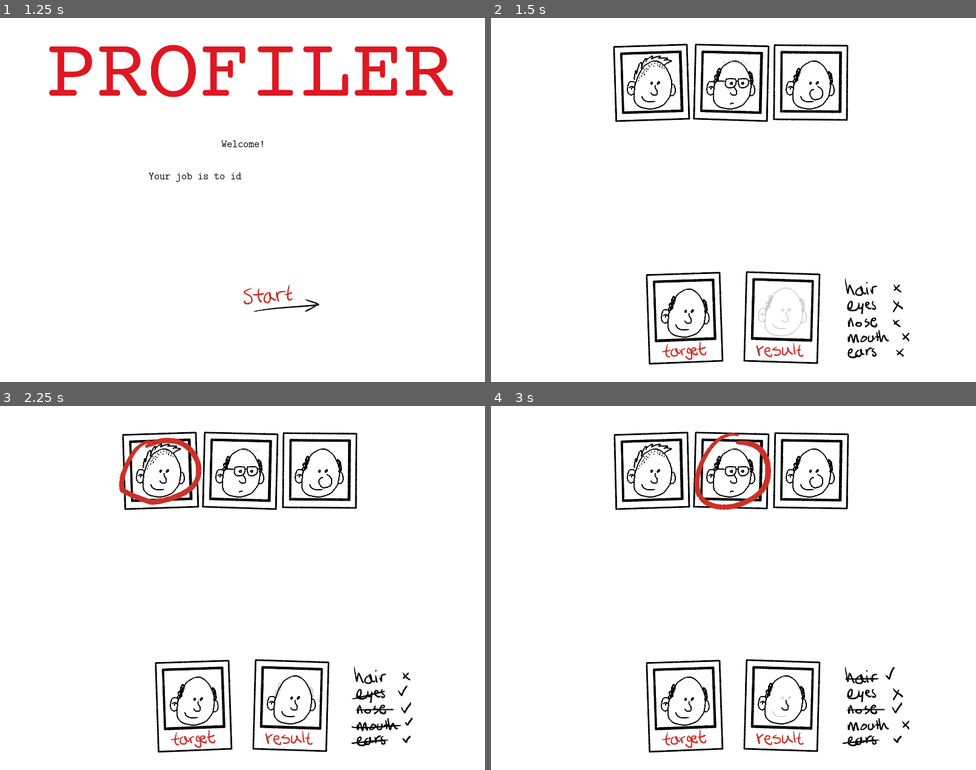
Above: before the commit, frames 1-4 (two rows, left to right).
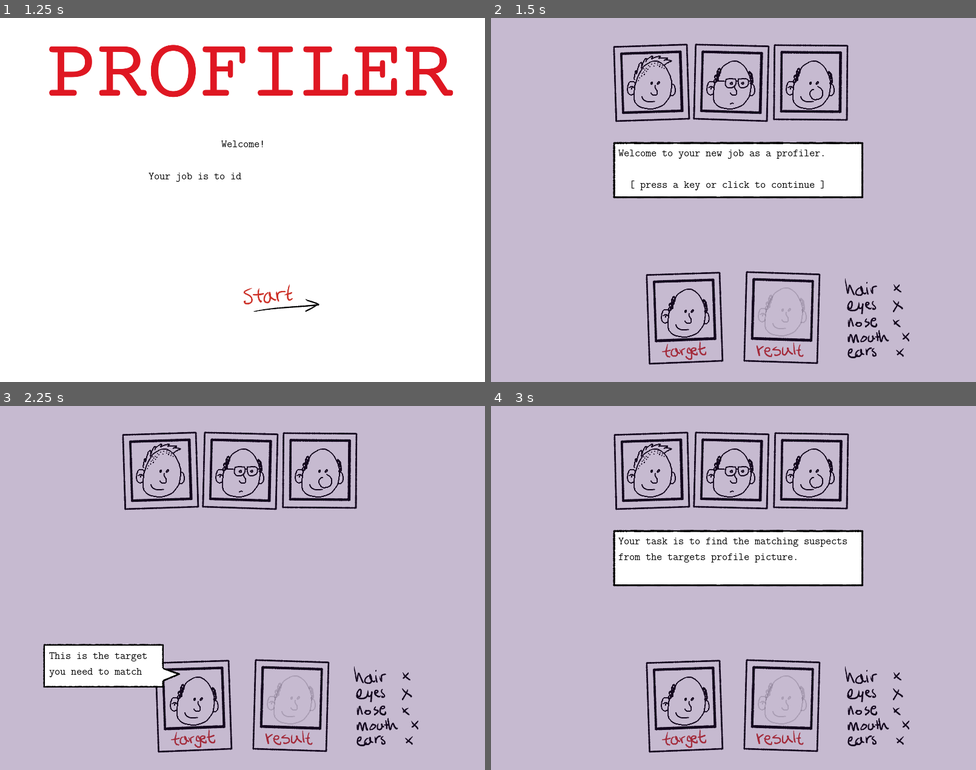
Above: after the commit, the same moments.

Repository: skarnl/godot--gmtk2021
Game: Godot game, scene res://screens/splash.tscn
Same seed, same stepped clock (60 frames per second), same inputs: the game is played once before the commit and once after it.
Inputs (mouse positions are in pixels of both pictures, inside the frame that each line leads up to):
- Up to frame 1 (1.25 s): tap Enter at 0.5 s; move the mouse to (349, 181) at 0.52 s; click (349, 181) at 0.67 s
- Up to frame 2 (1.5 s): click (777, 298) at 1.25 s
- Up to frame 3 (2.25 s): tap A at 2 s; move the mouse to (160, 471) at 2.02 s; click (160, 471) at 2.17 s
- Up to frame 4 (3 s): tap R (restart) at 2.75 s; move the mouse to (728, 471) at 2.77 s; click (728, 471) at 2.92 s

Frame 1 is identical in both runs. In frame 2, 92% of the frame differs, in the area x 0-100%, y 0-100%; in frame 3, 97%; in frame 4, 92%.

Commit message:
Add tutorial flow

Diff:
--- /dev/null
+++ b/game/tutorial/guide.gd
@@ -0,0 +1,150 @@
+extends Control
+
+
+signal finished
+
+
+## order of showing is the order of the children (so it's easily tweakable)
+
+var current_step = 0 #we skip the first, since that's the shade ^^
+
+
+enum { INPUT, INPUT_SPECIAL, SELECTED, SELECTED2, MATCHED }
+
+
+var conditions = [
+	INPUT,
+	INPUT,
+	INPUT,
+	INPUT,
+	INPUT,
+	INPUT,
+	INPUT,
+	INPUT,
+	SELECTED,
+	INPUT,
+	SELECTED2,
+	INPUT,
+	INPUT_SPECIAL,
+	INPUT,
+	INPUT,
+	MATCHED,
+	INPUT,
+	INPUT,
+	INPUT,
+	INPUT,
+	INPUT,
+	INPUT,
+	INPUT,
+	INPUT,
+	INPUT,
+]
+
+# store the current configuration for demonstration purposes
+var _current_configuration:Configuration
+
+
+func _ready() -> void:
+	var index = 0
+	for c in get_children():
+
+		# skip the shade and the first dialog
+		if index > 1:
+			c.hide()
+
+		index += 1
+
+	set_process_input(false)
+
+	# kickstart
+	_next_step()
+
+
+func _input(event: InputEvent) -> void:
+	if event is InputEventKey and event.is_pressed() or event is InputEventMouseButton and event.is_pressed() and not event.is_echo():
+		_next_step()
+
+
+func _next_step() -> void:
+	set_process_input(false)
+	$shade.hide()
+
+	current_step += 1
+
+	print('current_step', current_step)
+	print('condition = ', _get_current_condition())
+
+	# hide the previous
+	if (current_step > 1):
+		get_child(current_step - 1).hide()
+
+
+	if current_step >= conditions.size():
+		emit_signal('finished')
+		return
+
+	if _get_current_condition() == INPUT:
+		set_process_input(true)
+		_show_step()
+
+
+
+	if _get_current_condition() == INPUT_SPECIAL:
+		set_process_input(true)
+		_show_step_special()
+
+	# else we wait for selected and then we will continue the flow
+
+
+func _show_step() -> void:
+	$shade.show()
+	get_child(current_step).show()
+
+
+func _show_step_special() -> void:
+	# add some text to the current dialog-text-box
+	var current_step_dialog = get_child(current_step)
+	current_step_dialog.text += _make_text_from_configuration_differences()
+
+
+	_show_step()
+
+func _get_current_condition() -> int:
+	return conditions[current_step - 1]
+
+
+func _make_text_from_configuration_differences() -> String:
+	var output = ""
+
+	for part in PersonParts.keys():
+		if _current_configuration[part] == -1:
+			output += "\n 2 different types of " + part
+		else:
+			output += "\n the same " + part
+
+	return output
+
+
+func selected(combined_configuration: Configuration, selected_count: int) -> void:
+	print('selected')
+
+	if _get_current_condition() != SELECTED and _get_current_condition() != SELECTED2:
+		return
+
+	if _get_current_condition() == SELECTED and selected_count != 1:
+		return
+
+	if _get_current_condition() == SELECTED2 and selected_count != 2:
+		return
+
+	_current_configuration = combined_configuration
+
+	set_process_input(true)
+	_show_step()
+
+func matched() -> void:
+	if _get_current_condition() != MATCHED:
+		return
+
+	set_process_input(true)
+	_show_step()
--- a/game/tutorial/tutorial.gd
+++ b/game/tutorial/tutorial.gd
@@ -45,22 +45,26 @@
 	$ForcedMarket.set_market_configuration([first_configuration, second_configuration, third_configuration])
 	$ForcedMarket.connect('selection_updated', self, '_on_ForcedMarket_selection_updated')
 
+	print($TutorialGuide)
+
+	$TutorialGuide.connect('finished', self, '_on_TutorialGuide_finished')
+
 
 
 func _on_ForcedMarket_selection_updated(configurations: Array) -> void:
-	print('Tutorial::_on_Market_selection_updated')
+	_on_Market_selection_updated(configurations)
+	next_level_button.hide() # not until the tutorial tells us to ^^
 
-	if (configurations.has(first_configuration)):
-		print('eerste config aangeklikt')
+	var combined_configuration := _calculate_combined_configuration(configurations)
 
-	if (configurations.has(second_configuration)):
-		print('tweede config aangeklikt')
+	if combined_configuration.get_hash() == target_config.get_hash():
+		$TutorialGuide.matched()
+	else:
+		$TutorialGuide.selected(combined_configuration, configurations.size())
 
-	if (configurations.has(third_configuration)):
-		print('derde config aangeklikt')
-	# toon de mogelijkheden en dat er dus niks gegetoond kan worden als het 'gelijk' is qua score
 
-	_on_Market_selection_updated(configurations)
+func _on_TutorialGuide_finished() -> void:
+	next_level_button.show()
 
 
 func _on_NextLevelButton_pressed() -> void:
--- a/game/tutorial/tutorial.tscn
+++ b/game/tutorial/tutorial.tscn
@@ -1,8 +1,11 @@
-[gd_scene load_steps=4 format=2]
+[gd_scene load_steps=7 format=2]
 
 [ext_resource path="res://game/game.tscn" type="PackedScene" id=1]
 [ext_resource path="res://game/tutorial/tutorial.gd" type="Script" id=2]
 [ext_resource path="res://entities/market/forced_market.tscn" type="PackedScene" id=3]
+[ext_resource path="res://gui/dialog_box.tscn" type="PackedScene" id=4]
+[ext_resource path="res://game/tutorial/guide.gd" type="Script" id=5]
+[ext_resource path="res://assets/images/Arrow_m005.png" type="Texture" id=6]
 
 [node name="Tutorial" instance=ExtResource( 1 )]
 script = ExtResource( 2 )
@@ -10,15 +13,317 @@
 [node name="ForcedMarket" parent="." index="4" instance=ExtResource( 3 )]
 position = Vector2( 853, 94.435 )
 
-[node name="Label" type="Label" parent="." index="6"]
-margin_left = 814.281
-margin_top = 149.671
-margin_right = 854.281
-margin_bottom = 163.671
-text = "TUTORIALLLLL"
+[node name="Market" parent="." index="8"]
+visible = false
+
+[node name="TutorialGuide" type="Control" parent="." index="11"]
+margin_right = 1706.0
+margin_bottom = 1280.0
+mouse_filter = 2
+script = ExtResource( 5 )
 __meta__ = {
 "_edit_use_anchors_": false
 }
 
-[node name="Market" parent="." index="9"]
-visible = false
+[node name="shade" type="ColorRect" parent="TutorialGuide" index="0"]
+anchor_right = 1.0
+anchor_bottom = 1.0
+color = Color( 0.254902, 0.0980392, 0.388235, 0.298039 )
+__meta__ = {
+"_edit_use_anchors_": false
+}
+
+[node name="Intro" parent="TutorialGuide" index="1" instance=ExtResource( 4 )]
+visible = false
+margin_left = 422.405
+margin_top = 430.334
+margin_right = -389.595
+margin_bottom = -640.666
+text = "Welcome to your new job as a profiler.
+
+  [ press a key or click to continue ]"
+
+[node name="Intro7" parent="TutorialGuide" index="2" instance=ExtResource( 4 )]
+visible = false
+margin_left = 422.405
+margin_top = 430.334
+margin_right = -389.595
+margin_bottom = -640.666
+text = "Your task is to find the matching suspects from the targets profile picture."
+
+[node name="Intro3" parent="TutorialGuide" index="3" instance=ExtResource( 4 )]
+visible = false
+margin_left = 145.345
+margin_top = 833.438
+margin_right = -1124.65
+margin_bottom = -283.562
+text = "This is the target you need to match"
+
+[node name="Arrow2" type="Sprite" parent="TutorialGuide/Intro3" index="1"]
+position = Vector2( 454.193, 110.965 )
+rotation = 1.54097
+texture = ExtResource( 6 )
+
+[node name="Intro2" parent="TutorialGuide" index="4" instance=ExtResource( 4 )]
+visible = false
+margin_left = 636.0
+margin_top = 338.0
+margin_right = -506.0
+margin_bottom = -789.0
+text = "These are the suspects you can select"
+
+[node name="Arrow" type="Sprite" parent="TutorialGuide/Intro2" index="1"]
+position = Vector2( 42.3376, -18.128 )
+texture = ExtResource( 6 )
+
+[node name="Intro4" parent="TutorialGuide" index="5" instance=ExtResource( 4 )]
+visible = false
+margin_left = 924.364
+margin_top = 700.109
+margin_right = -190.636
+margin_bottom = -348.891
+text = "Here you see the result of the combined traits of the subjects"
+
+[node name="Arrow3" type="Sprite" parent="TutorialGuide/Intro4" index="1"]
+position = Vector2( 92.1149, 245.295 )
+rotation = 3.14536
+texture = ExtResource( 6 )
+
+[node name="Intro8" parent="TutorialGuide" index="6" instance=ExtResource( 4 )]
+visible = false
+margin_left = 644.709
+margin_top = 700.0
+margin_right = -494.291
+margin_bottom = -349.0
+text = "Now the result picture is still empty, since no suspect is selected yet"
+
+[node name="Arrow3" type="Sprite" parent="TutorialGuide/Intro8" index="1"]
+position = Vector2( 391.644, 247.295 )
+rotation = 3.14536
+texture = ExtResource( 6 )
+
+[node name="Intro5" parent="TutorialGuide" index="7" instance=ExtResource( 4 )]
+visible = false
+margin_left = 1051.33
+margin_top = 652.69
+margin_right = -111.667
+margin_bottom = -400.31
+text = "Here is a quick overview of what traits matches the targets"
+
+[node name="Arrow4" type="Sprite" parent="TutorialGuide/Intro5" index="1"]
+position = Vector2( 321.312, 243.204 )
+rotation = -3.13782
+texture = ExtResource( 6 )
+
+[node name="Intro6" parent="TutorialGuide" index="8" instance=ExtResource( 4 )]
+visible = false
+margin_left = 566.334
+margin_top = 506.525
+margin_right = -506.666
+margin_bottom = -604.475
+text = "Now, let's get started and select one of the suspects"
+
+[node name="SelectedFlow" parent="TutorialGuide" index="9" instance=ExtResource( 4 )]
+visible = false
+margin_left = 478.361
+margin_top = 604.327
+margin_right = -493.639
+margin_bottom = -397.673
+text = "Now that you've selected a subject, you see the result reflects what traits the subject has in common with the target"
+
+[node name="Arrow5" type="Sprite" parent="TutorialGuide/SelectedFlow" index="1"]
+position = Vector2( 580.881, 292.968 )
+rotation = -3.13782
+texture = ExtResource( 6 )
+
+[node name="SelectedFlow3" parent="TutorialGuide" index="10" instance=ExtResource( 4 )]
+visible = false
+margin_left = 568.382
+margin_top = 499.833
+margin_right = -457.618
+margin_bottom = -595.167
+text = "Select a second suspect and see what happens"
+
+[node name="SelectedFlow4" parent="TutorialGuide" index="11" instance=ExtResource( 4 )]
+visible = false
+margin_left = 692.0
+margin_top = 735.0
+margin_right = -563.0
+margin_bottom = -367.0
+text = "Now some traits are hidden. Why?"
+
+[node name="Arrow5" type="Sprite" parent="TutorialGuide/SelectedFlow4" index="1"]
+position = Vector2( 381.804, 195.711 )
+rotation = -3.13782
+texture = ExtResource( 6 )
+
+[node name="SelectedFlow11" parent="TutorialGuide" index="12" instance=ExtResource( 4 )]
+visible = false
+margin_left = 436.0
+margin_top = 485.0
+margin_right = -444.0
+margin_bottom = -572.0
+text = "The profiler doesn't know what trait to pick, since there is no majority selected."
+
+[node name="SelectedFlow5" parent="TutorialGuide" index="13" instance=ExtResource( 4 )]
+visible = false
+margin_left = 509.0
+margin_top = 415.0
+margin_right = -209.0
+margin_bottom = -379.0
+text = "You've selected:"
+
+[node name="Arrow5" type="Sprite" parent="TutorialGuide/SelectedFlow5" index="1"]
+position = Vector2( 480.972, 504.288 )
+rotation = -3.13782
+texture = ExtResource( 6 )
+
+[node name="SelectedFlow6" parent="TutorialGuide" index="14" instance=ExtResource( 4 )]
+visible = false
+margin_left = 525.024
+margin_top = 485.167
+margin_right = -443.976
+margin_bottom = -571.833
+text = "The key is to get a majority of each trait for all selected subjects."
+
+[node name="SelectedFlow7" parent="TutorialGuide" index="15" instance=ExtResource( 4 )]
+visible = false
+margin_left = 436.644
+margin_top = 508.31
+margin_right = -447.356
+margin_bottom = -600.69
+text = "Please select the third suspect and see if we can get a majority"
+
+[node name="SelectedFlow9" parent="TutorialGuide" index="16" instance=ExtResource( 4 )]
+visible = false
+margin_left = 604.752
+margin_top = 554.132
+margin_right = -581.248
+margin_bottom = -625.868
+text = "Yes, we have a match!"
+
+[node name="SelectedFlow13" parent="TutorialGuide" index="17" instance=ExtResource( 4 )]
+visible = false
+margin_left = 411.88
+margin_top = 439.353
+margin_right = -443.12
+margin_bottom = -625.647
+text = "2 of our suspects have the same hair as our target"
+
+[node name="Arrow6" type="Sprite" parent="TutorialGuide/SelectedFlow13" index="1"]
+position = Vector2( 416.63, -17.0311 )
+rotation = -0.0190811
+texture = ExtResource( 6 )
+
+[node name="Arrow7" type="Sprite" parent="TutorialGuide/SelectedFlow13" index="2"]
+position = Vector2( 676.646, -17.0311 )
+rotation = -0.0190811
+texture = ExtResource( 6 )
+
+[node name="SelectedFlow14" parent="TutorialGuide" index="18" instance=ExtResource( 4 )]
+visible = false
+margin_left = 411.88
+margin_top = 435.159
+margin_right = -443.12
+margin_bottom = -629.841
+text = "2 of our suspects have the same eyes as our target"
+
+[node name="Arrow6" type="Sprite" parent="TutorialGuide/SelectedFlow14" index="1"]
+position = Vector2( 217.424, -17.0311 )
+rotation = -0.0190811
+texture = ExtResource( 6 )
+
+[node name="Arrow7" type="Sprite" parent="TutorialGuide/SelectedFlow14" index="2"]
+position = Vector2( 676.646, -17.0311 )
+rotation = -0.0190811
+texture = ExtResource( 6 )
+
+[node name="SelectedFlow15" parent="TutorialGuide" index="19" instance=ExtResource( 4 )]
+margin_left = 411.88
+margin_top = 422.577
+margin_right = -443.12
+margin_bottom = -642.423
+text = "2 of our suspects have the same nose as our target"
+
+[node name="Arrow6" type="Sprite" parent="TutorialGuide/SelectedFlow15" index="1"]
+position = Vector2( 217.424, -17.0311 )
+rotation = -0.0190811
+texture = ExtResource( 6 )
+
+[node name="Arrow7" type="Sprite" parent="TutorialGuide/SelectedFlow15" index="2"]
+position = Vector2( 425.018, -17.0311 )
+rotation = -0.0190811
+texture = ExtResource( 6 )
+
+[node name="SelectedFlow16" parent="TutorialGuide" index="20" instance=ExtResource( 4 )]
+visible = false
+margin_left = 437.043
+margin_top = 386.93
+margin_right = -417.957
+margin_bottom = -678.07
+text = "2 of our suspects have the same mouth as our target"
+
+[node name="Arrow6" type="Sprite" parent="TutorialGuide/SelectedFlow16" index="1"]
+position = Vector2( 129.354, -12.8373 )
+rotation = -0.0190811
+texture = ExtResource( 6 )
+
+[node name="Arrow7" type="Sprite" parent="TutorialGuide/SelectedFlow16" index="2"]
+position = Vector2( 676.646, -17.0311 )
+rotation = -0.0190811
+texture = ExtResource( 6 )
+
+[node name="SelectedFlow17" parent="TutorialGuide" index="21" instance=ExtResource( 4 )]
+margin_left = 411.88
+margin_top = 414.19
+margin_right = -443.12
+margin_bottom = -650.81
+text = "All the suspects have the same ears as our target"
+
+[node name="Arrow6" type="Sprite" parent="TutorialGuide/SelectedFlow17" index="1"]
+position = Vector2( 217.424, -17.0311 )
+rotation = -0.0190811
+texture = ExtResource( 6 )
+
+[node name="Arrow8" type="Sprite" parent="TutorialGuide/SelectedFlow17" index="2"]
+position = Vector2( 425.018, -17.0311 )
+rotation = -0.0190811
+texture = ExtResource( 6 )
+
+[node name="Arrow7" type="Sprite" parent="TutorialGuide/SelectedFlow17" index="3"]
+position = Vector2( 676.646, -17.0311 )
+rotation = -0.0190811
+texture = ExtResource( 6 )
+
+[node name="SelectedFlow10" parent="TutorialGuide" index="22" instance=ExtResource( 4 )]
+visible = false
+margin_left = 421.678
+margin_top = 426.647
+margin_right = -427.322
+margin_bottom = -584.353
+text = "That's it.
+
+Looks like you are ready for the real work."
+
+[node name="SelectedFlow18" parent="TutorialGuide" index="23" instance=ExtResource( 4 )]
+visible = false
+margin_left = 402.806
+margin_top = 493.748
+margin_right = -446.194
+margin_bottom = -607.252
+text = "And don't forget: always get a majority for each trait!"
+
+[node name="SelectedFlow12" parent="TutorialGuide" index="24" instance=ExtResource( 4 )]
+visible = false
+margin_left = 811.311
+margin_top = 435.194
+margin_right = -133.689
+margin_bottom = -615.806
+text = "Click on [Continue] to proceed.
+
+Good luck and have fun!"
+
+[node name="Arrow6" type="Sprite" parent="TutorialGuide/SelectedFlow12" index="1"]
+position = Vector2( 679.821, 242.95 )
+rotation = -3.13782
+texture = ExtResource( 6 )
--- a/screens/main_menu.tscn
+++ b/screens/main_menu.tscn
@@ -56,6 +56,7 @@
 Don't worry, we will explain how it works."
 align = 1
 autowrap = true
+percent_visible = 0.0
 __meta__ = {
 "_edit_use_anchors_": false
 }
